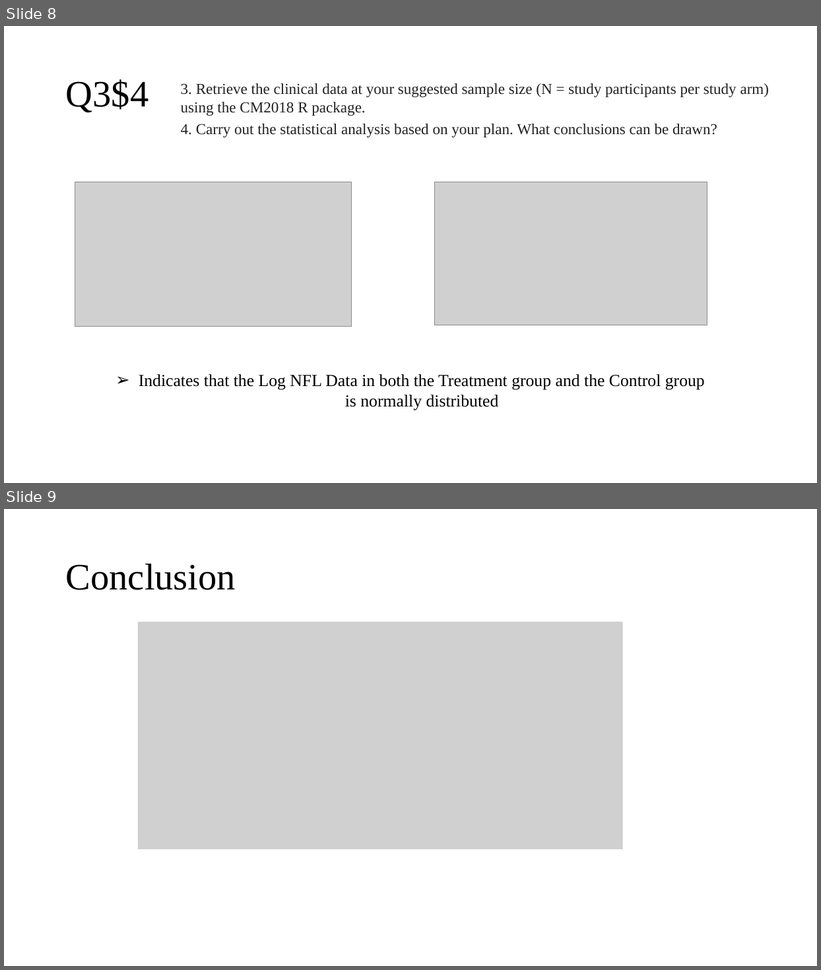
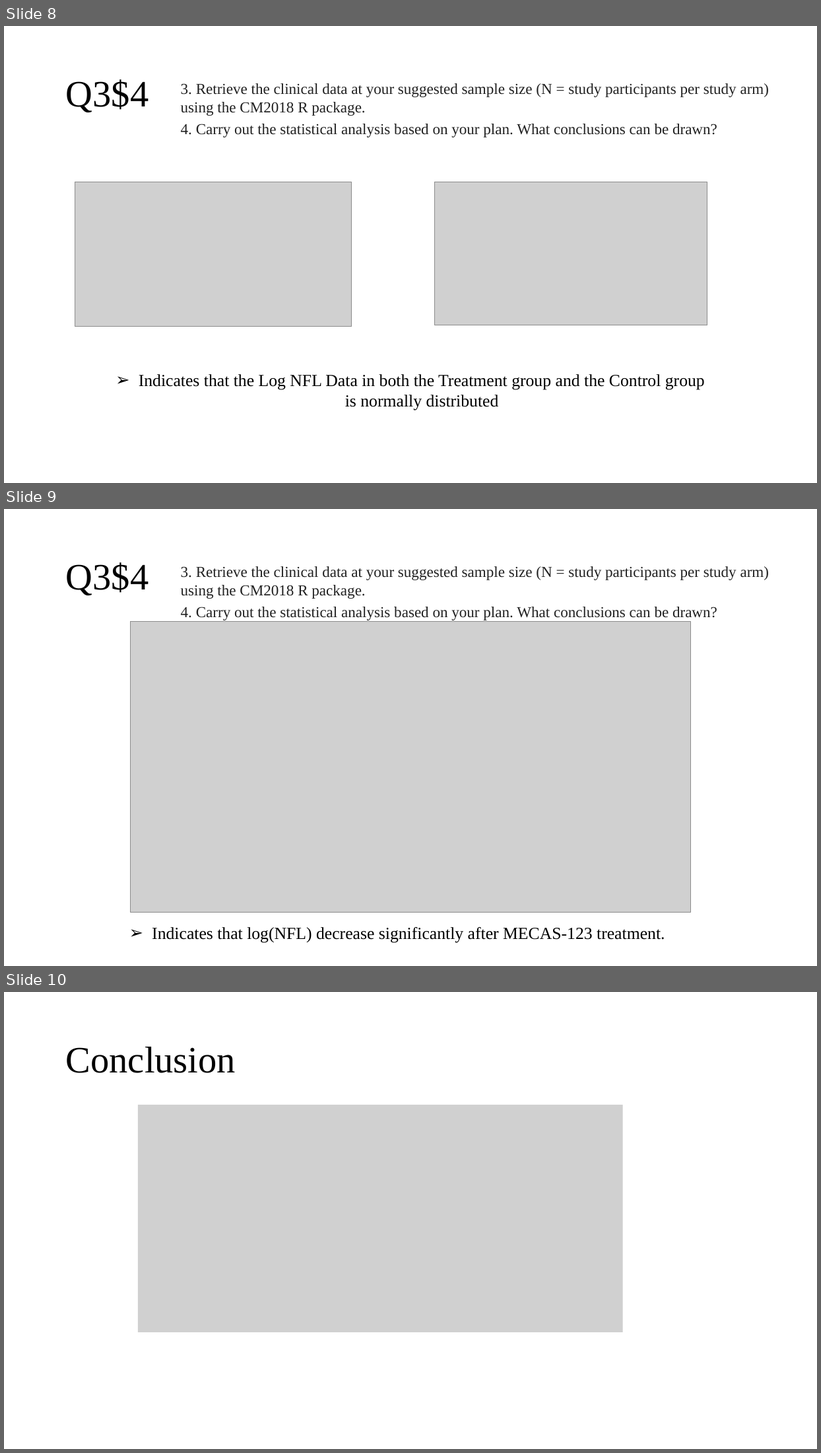
Before and after one commit to reporter6320/GroupA3-sample, a slide deck: Presentations/Task2_Presentation.pptx. Shown one above the other, each under a label of ours: slides 8 and 9 before the commit, slides 8, 9 and 10 after it. The pictures are 821x970 and 821x1453 pixels, drawn with LibreOffice and Linux fonts; fonts in the diff are those of the drawing; grey boxes stand for pictures. Boxes give left, top, right and bottom in pixels: in the first picture for what was removed or moved away, otherwise in the second. Text is boxed around its words. In the diff, an @@ line names an element or a change of style, - is before the commit and + after.

```diff
--- a/Presentations/Task2_Presentation.pptx
+++ b/Presentations/Task2_Presentation.pptx
@@ slide 9 added at [4, 509, 817, 966], background #FFFFFF @@
@@ title added at [66, 562, 149, 595], 44 pt, text #000000 @@
+Q3$4
@@ text added at [181, 566, 770, 621], 18 pt, text #212121 @@
+3. Retrieve the clinical data at your suggested sample size (N = study participants per study arm) using the CM2018 R package.
+4. Carry out the statistical analysis based on your plan. What conclusions can be drawn?
@@ picture added at [131, 622, 691, 913] @@
@@ text added at [152, 927, 665, 943], 20 pt, text #000000 @@
+➢ Indicates that log(NFL) decrease significantly after MECAS-123 treatment.
@@ what was slide 9 is now slide 10 @@
```
Also in this commit, not shown: 1 slide changed.
